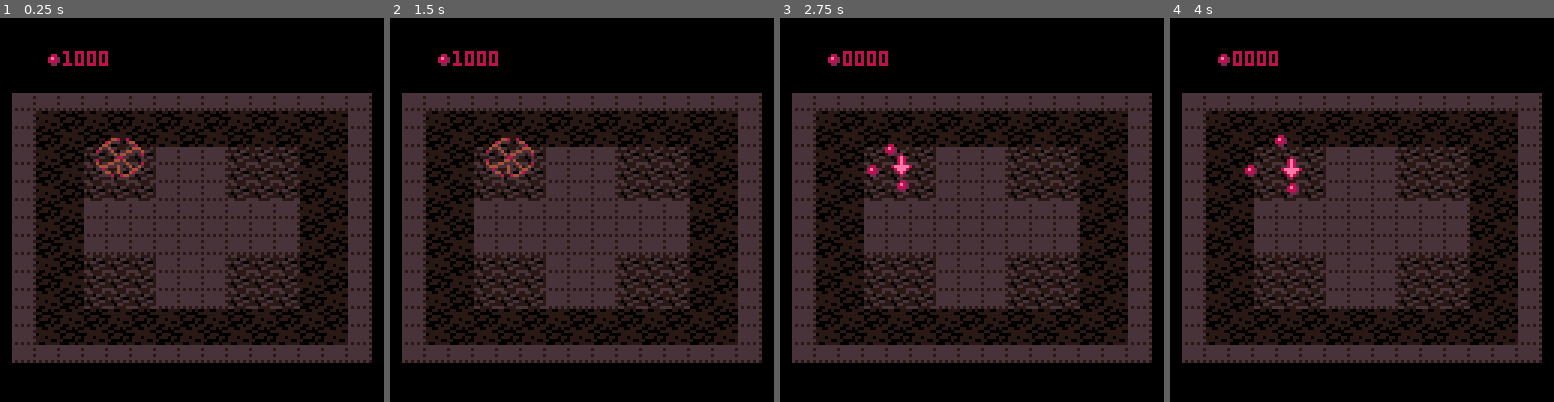
Above: before the commit, frames 1-4 (left to right).
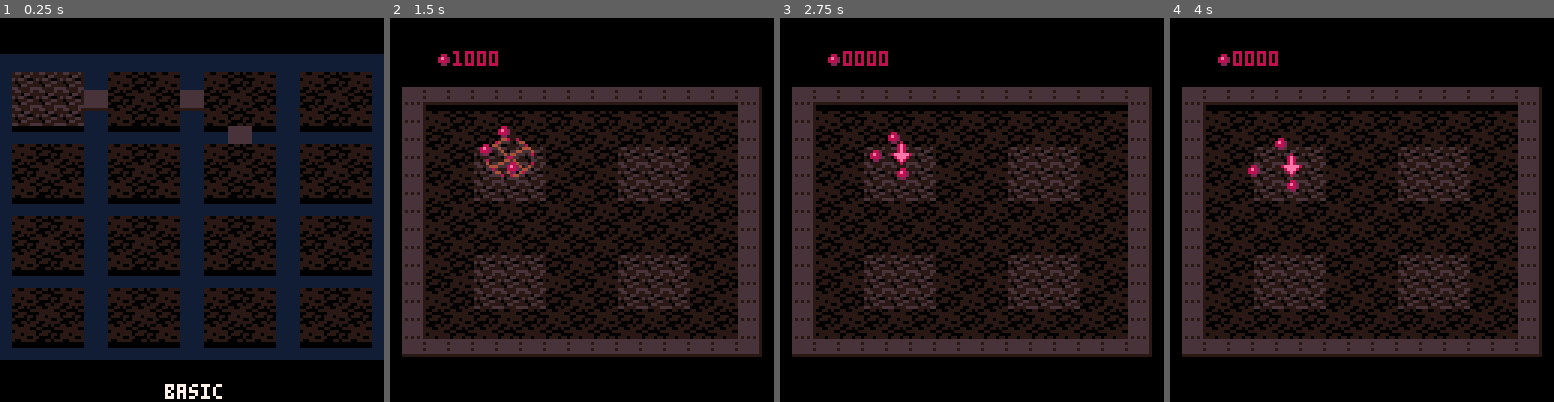
Above: after the commit, the same moments.

Repository: erwinbonsma/WhereToRootPico8
Game: PICO-8 cartridge wheretoroot.p8
Same seed, same stepped clock (60 frames per second), same inputs: the game is played once before the commit and once after it.
Inputs:
- Up to frame 1 (0.25 s): no input
- Up to frame 2 (1.5 s): tap X (X key) at 0.33, 1.07 s
- Up to frame 3 (2.75 s): hold Right 1.6-2.1 s; tap X (X key) at 1.85 s; hold Up 2.15-2.42 s; hold Right from 2.47 s (still down)
- Up to frame 4 (4 s): tap X (X key) at 2.97 s; release Right at 3.03 s; hold Left 3.08-3.58 s; hold Down 3.63-3.97 s

The runs differ from the first frame. In frame 1, 66% of the frame differs, in the area x 0-100%, y 8-100%; in frame 2, 21%; in frame 3, 21%; in frame 4, 21%.

Commit message:
Add level menu navigation

Diff:
--- a/wheretoroot.p8
+++ b/wheretoroot.p8
@@ -39,7 +39,11 @@
 --maps level-menu positions to
 --levels
 levelmenu_pos={
- 1,2,3
+ 1,2,3,0,
+ 0,0,4,0,
+ 0,0,0,0,
+ 0,0,0,0,
+ 0,0,0,0
 }
 
 level_defs={{
@@ -53,7 +57,7 @@
  name="walls",
  data={
   mapdef={15,0,15,15},
-  goals={{3,3,3,3},{3,9,3,3},{9,3,3,3},{9,9,3,3}},
+  goals={{3,3,4,4},{3,8,4,4},{8,3,4,4},{8,8,4,4}},
   plyrs={{39,39}}
  }
 },{
@@ -159,6 +163,128 @@
 function stats:is_done(level)
  return self.lvls[level]!=nil
 end
+
+levelmenu={}
+
+function levelmenu:new()
+ local o=setmetatable({},self)
+ self.__index=self
+
+ o:_setpos(0)
+
+ o.grid=cellgrid:new({
+  mx=0,my=18,nrows=17,ncols=17
+ })
+
+ o.hbridges={}
+ for b in all({0,1}) do
+  o.hbridges[b]=true
+ end
+ o.vbridges={}
+ for b in all({2}) do
+  o.vbridges[b]=true
+ end
+
+ return o
+end
+
+function levelmenu:_setpos(pos)
+ self.pos=pos
+ self.cx=pos%4
+ self.cy=flr(pos/4)
+ self.lvl=levelmenu_pos[pos+1]
+end
+
+function levelmenu:_connected(
+ p1,p2
+)
+ assert(p2>p1)
+ if p2-p1==1 then
+  return self.hbridges[p1]
+ end
+ if p2-p1==4 then
+  return self.vbridges[p1]
+ end
+ return false
+end
+
+function levelmenu:_try_move(
+ delta_pos
+)
+ local pnew=self.pos+delta_pos
+ if self:_connected(
+  min(self.pos,pnew),
+  max(self.pos,pnew)
+ ) then
+  self:_setpos(pnew)
+ end
+end
+
+function levelmenu:update()
+ if btnp(⬅️) and self.cx>0 then
+  self:_try_move(-1)
+ end
+ if btnp(➡️) and self.cx<3 then
+  self:_try_move(1)
+ end
+ if btnp(⬆️) and self.cy>0 then
+  self:_try_move(-4)
+ end
+ if btnp(⬇️) and self.cy<4 then
+  self:_try_move(4)
+ end
+ if btnp(❎) then
+  game_start(self.lvl)
+ end
+end
+
+function levelmenu:draw()
+ self.grid:draw()
+
+ palt(7,true)
+ palt(0,false)
+ for x=1,3 do
+  for y=1,3 do
+   spr(66,
+    (self.cx*4+x)*8,
+    (self.cy*4+y)*6-2
+   )
+  end
+ end
+
+ for p=0,19 do
+  local x=(p%4)*32+16
+  local y=flr(p/4)*24+10
+
+  if self.hbridges[p] then
+   local open=(
+    levelmenu_pos[p+1]!=0 or
+    levelmenu_pos[p+2]!=0
+   ) and false
+   spr(
+    open and 81 or 80,x+16,y
+   )
+   spr(
+    open and 70 or 69,x+16,y+6
+   )
+  end
+
+  if self.vbridges[p] then
+   local open=(
+    levelmenu_pos[p+1]!=0 or
+    levelmenu_pos[p+5]!=0
+   ) and false
+   spr(open and 82 or 80,x,y+12)
+  end
+ end
+
+ palt()
+
+ local name=level_defs[
+  self.lvl
+ ].name
+ print(name,62-#name/2,110,7)
+end
 -->8
 --cellgrid
 
@@ -518,7 +644,7 @@
  local unit=(
   start_unit or self.head._nxt
  )
- maxy=maxy or self.maxy
+ maxy=maxy or self.nrows*6
 
  while unit.y<maxy do
   unit:draw()
@@ -1434,13 +1560,14 @@
  },1)
 
  progress_stats=stats:new()
-
- game_init()
- --levelpick_init()
-end
-
-function game_init()
- load_level(3)
+ menu=levelmenu:new()
+
+ --game_init()
+ levelmenu_init()
+end
+
+function game_start(level)
+ load_level(level)
 
  _draw=game_draw
  _update=game_update
@@ -1477,28 +1604,26 @@
  grid:visit_units(draw_treetop)
 
  --draw seeds on top of trees
- --hgrid:draw_units(nil)
+ hgrid:draw_units(nil)
 
  goal:draw()
 end
 
-function levelpick_init()
- _draw=levelpick_draw
- _update=levelpick_update
-
- camera(4,-1)
- grid=cellgrid:new({
-  mx=0,my=18,nrows=21,ncols=17
- })
-end
-
-function levelpick_draw()
+function levelmenu_init()
+ _draw=levelmenu_draw
+ _update=levelmenu_update
+
+ camera(4,-12)
+end
+
+function levelmenu_draw()
  cls()
 
- grid:draw()
-end
-
-function levelpick_update()
+ menu:draw()
+end
+
+function levelmenu_update()
+ menu:update()
 end
 __gfx__
 00000000000000000000000000000000000000000000000000000000000000000000000000000000000000000000000000000000000000000000000000000000
@@ -1764,15 +1889,15 @@
 4c494949494949494949494949494a4c494949494949494949494949494a6060606060606060606060606060604444444444444444444444444444440000000000000000000000000000000000000000000000000000000000000000000000000000000000000000000000000000000000000000000000000000000000000000
 4a404140414041404140414041404a4a404140414041404140414041404a6040414041404140414041404140604440414041404144414041404140440000000000000000000000000000000000000000000000000000000000000000000000000000000000000000000000000000000000000000000000000000000000000000
 4a414041404140414041404140414a4a414041404140414041404140414a6041404140414041404140414041604441424242424044404242424241440000000000000000000000000000000000000000000000000000000000000000000000000000000000000000000000000000000000000000000000000000000000000000
-4a404142424241404142424241404a4a4041424242424a4242424241404a6040414242426060604242424140604440424242424150414242424240440000000000000000000000000000000000000000000000000000000000000000000000000000000000000000000000000000000000000000000000000000000000000000
+4a404142424241404142424241404a4a404142424242404242424241404a6040414242426060604242424140604440424242424150414242424240440000000000000000000000000000000000000000000000000000000000000000000000000000000000000000000000000000000000000000000000000000000000000000
 4a414042424240414042424240414a4a4140424242424a4242424240414a6041404242426060604242424041604441424242424050404242424241440000000000000000000000000000000000000000000000000000000000000000000000000000000000000000000000000000000000000000000000000000000000000000
 4a404142424241404142424241404a4a4041424242424a4242424241404a6040414242426060604242424140604440424242424145414242424240440000000000000000000000000000000000000000000000000000000000000000000000000000000000000000000000000000000000000000000000000000000000000000
 4a414041404140414041404140414a4a4140424242424a4242424240414a6041406060606060606060604041604441404140414044404140414041440000000000000000000000000000000000000000000000000000000000000000000000000000000000000000000000000000000000000000000000000000000000000000
-4a404140414041404140414041404a4a4041494949494c4949494b41404a6040416060606060606060604140604443435050434344434350504343440000000000000000000000000000000000000000000000000000000000000000000000000000000000000000000000000000000000000000000000000000000000000000
+4a404140414041404140414041404a4a4041404949494c4949494041404a6040416060606060606060604140604443435050434344434350504343440000000000000000000000000000000000000000000000000000000000000000000000000000000000000000000000000000000000000000000000000000000000000000
 4a414041404140414041404140414a4a4140424242424a4242424240414a6041406060606060606060604041604441404140414044404140414041440000000000000000000000000000000000000000000000000000000000000000000000000000000000000000000000000000000000000000000000000000000000000000
 4a404142424241404142424241404a4a4041424242424a4242424241404a6040414242426060604242424140604440424242424144414242424240440000000000000000000000000000000000000000000000000000000000000000000000000000000000000000000000000000000000000000000000000000000000000000
 4a414042424240414042424240414a4a4140424242424a4242424240414a6041404242426060604242424041604441424242424050404242424241440000000000000000000000000000000000000000000000000000000000000000000000000000000000000000000000000000000000000000000000000000000000000000
-4a404142424241404142424241404a4a4041424242424a4242424241404a6040414242426060604242424140604440424242424150414242424240440000000000000000000000000000000000000000000000000000000000000000000000000000000000000000000000000000000000000000000000000000000000000000
+4a404142424241404142424241404a4a404142424242404242424241404a6040414242426060604242424140604440424242424150414242424240440000000000000000000000000000000000000000000000000000000000000000000000000000000000000000000000000000000000000000000000000000000000000000
 4a414041404140414041404140414a4a414041404140414041404140414a6041404140414041404140414041604441424242424045404242424241440000000000000000000000000000000000000000000000000000000000000000000000000000000000000000000000000000000000000000000000000000000000000000
 4a404140414041404140414041404a4a404140414041404140414041404a6040414041404140414041404140604440414041404144414041404140440000000000000000000000000000000000000000000000000000000000000000000000000000000000000000000000000000000000000000000000000000000000000000
 49494949494949494949494949494b49494949494949494949494949494b6060606060606060606060606060604443434343434344434343434343440000000000000000000000000000000000000000000000000000000000000000000000000000000000000000000000000000000000000000000000000000000000000000
@@ -1781,13 +1906,13 @@
 0000000000000000000000000000000000000000000000000000000000000000000000000000000000000000000000000000000000000000000000000000000000000000000000000000000000000000000000000000000000000000000000000000000000000000000000000000000000000000000000000000000000000000
 44444444444444444444444444444444444c49494949494949494949494949494a0000000000000000000000000000000000000000000000000000000000000000000000000000000000000000000000000000000000000000000000000000000000000000000000000000000000000000000000000000000000000000000000
 44404140444041404440414044404140444a40414041404140414041404143434a0000000000000000000000000000000000000000000000000000000000000000000000000000000000000000000000000000000000000000000000000000000000000000000000000000000000000000000000000000000000000000000000
-44414041504140415041404151414041444a41404140414041404140414044444a0000000000000000000000000000000000000000000000000000000000000000000000000000000000000000000000000000000000000000000000000000000000000000000000000000000000000000000000000000000000000000000000
-44404140454041404540414046404140444a40414842424840414041404140414a0000000000000000000000000000000000000000000000000000000000000000000000000000000000000000000000000000000000000000000000000000000000000000000000000000000000000000000000000000000000000000000000
-44434343444343434443504344434343444a41404242424241404140414041404a0000000000000000000000000000000000000000000000000000000000000000000000000000000000000000000000000000000000000000000000000000000000000000000000000000000000000000000000000000000000000000000000
+44414041444140414441404144414041444a41404140414041404140414044444a0000000000000000000000000000000000000000000000000000000000000000000000000000000000000000000000000000000000000000000000000000000000000000000000000000000000000000000000000000000000000000000000
+44404140444041404440414046404140444a40414842424840414041404140414a0000000000000000000000000000000000000000000000000000000000000000000000000000000000000000000000000000000000000000000000000000000000000000000000000000000000000000000000000000000000000000000000
+44434343444343434443434344434343444a41404242424241404140414041404a0000000000000000000000000000000000000000000000000000000000000000000000000000000000000000000000000000000000000000000000000000000000000000000000000000000000000000000000000000000000000000000000
 44404140444041404440414044404140444a40414242424240414842424840414a0000000000000000000000000000000000000000000000000000000000000000000000000000000000000000000000000000000000000000000000000000000000000000000000000000000000000000000000000000000000000000000000
 44414041444140414441404144414041444a41404842424841404242424241404a0000000000000000000000000000000000000000000000000000000000000000000000000000000000000000000000000000000000000000000000000000000000000000000000000000000000000000000000000000000000000000000000
 44404140444041404440414044404140444a40414041404140414242424240414a0000000000000000000000000000000000000000000000000000000000000000000000000000000000000000000000000000000000000000000000000000000000000000000000000000000000000000000000000000000000000000000000
-44434343444343434443524344434343444a41404140414041404842424841404a0000000000000000000000000000000000000000000000000000000000000000000000000000000000000000000000000000000000000000000000000000000000000000000000000000000000000000000000000000000000000000000000
+44434343444343434443434344434343444a41404140414041404842424841404a0000000000000000000000000000000000000000000000000000000000000000000000000000000000000000000000000000000000000000000000000000000000000000000000000000000000000000000000000000000000000000000000
 44404140444041404440414044404140444a40414842424840414041404140414a0000000000000000000000000000000000000000000000000000000000000000000000000000000000000000000000000000000000000000000000000000000000000000000000000000000000000000000000000000000000000000000000
 44414041444140414441404144414041444a41404242424241404140414041404a0000000000000000000000000000000000000000000000000000000000000000000000000000000000000000000000000000000000000000000000000000000000000000000000000000000000000000000000000000000000000000000000
 44404140444041404440414044404140444a40414242424240414842424840414a0000000000000000000000000000000000000000000000000000000000000000000000000000000000000000000000000000000000000000000000000000000000000000000000000000000000000000000000000000000000000000000000
